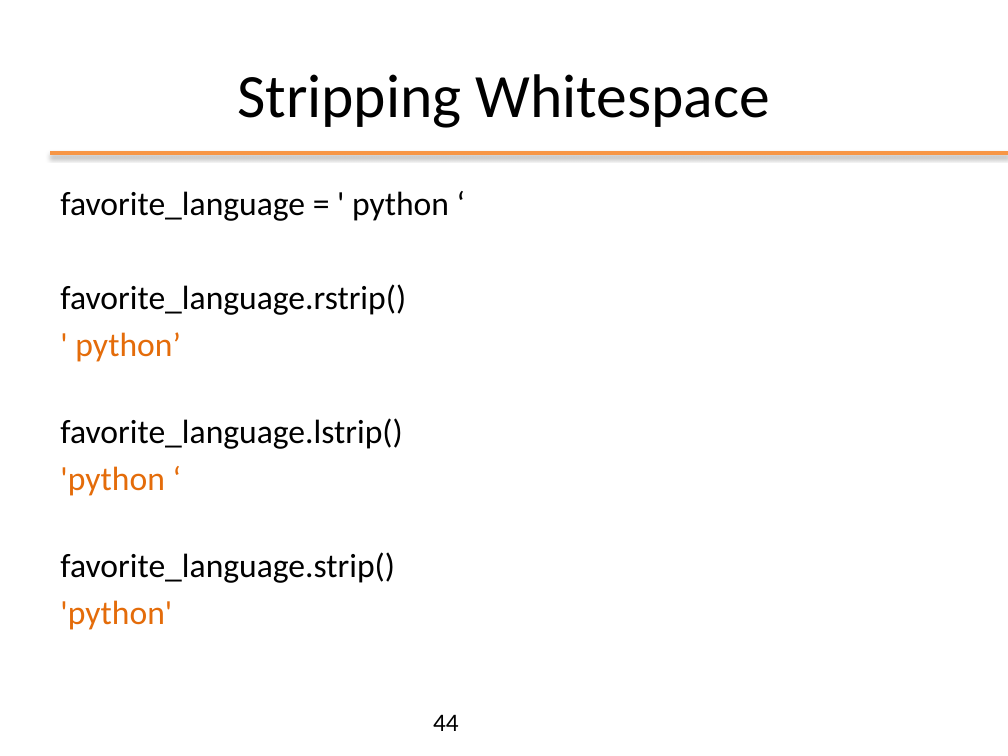
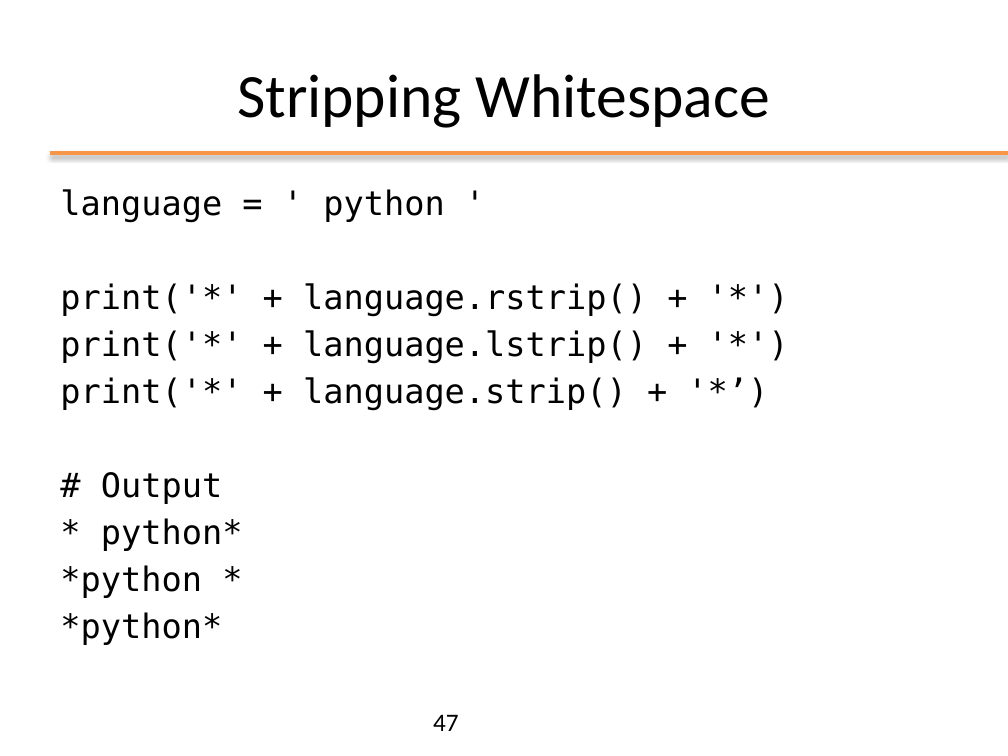
Before and after one commit to nbicocchi/ooprogramming, a slide deck: slide 47 of slides/python/ppt/01 - Python Basics.pptx (slide 44 before the commit). Drawn at 1008x756 pixels with LibreOffice and Linux fonts; fonts in the diff are those of the drawing. Boxes give left, top, right and bottom in pixels: in the first picture for what was removed or moved away, otherwise in the second. Text is boxed around its words. In the diff, an @@ line names an element or a change of style, - is before the commit and + after.

```diff
--- a/slides/python/ppt/01 - Python Basics.pptx
+++ b/slides/python/ppt/01 - Python Basics.pptx
@@ text at box(60, 189, 647, 645): text changed; font Calibri to DejaVu Sans Mono @@
-favorite_language = ' python ‘
-favorite_language.rstrip()
-' python’
-favorite_language.lstrip()
-'python ‘
-favorite_language.strip()
-'python'
+language = ' python '
+print('*' + language.rstrip() + '*')
+print('*' + language.lstrip() + '*')
+print('*' + language.strip() + '*’)
+# Output
+* python*
+*python *
+*python*
@@ page number at box(433, 714, 459, 731): text changed @@
-44
+47
```
Also in this commit, not shown: 12 other slides changed, 8 slides added, 6 slides removed, 3 other files.
